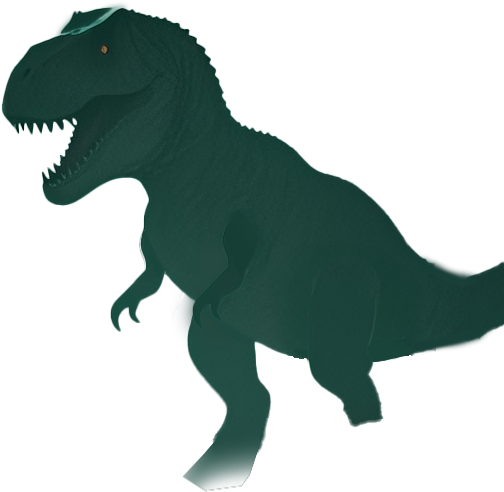
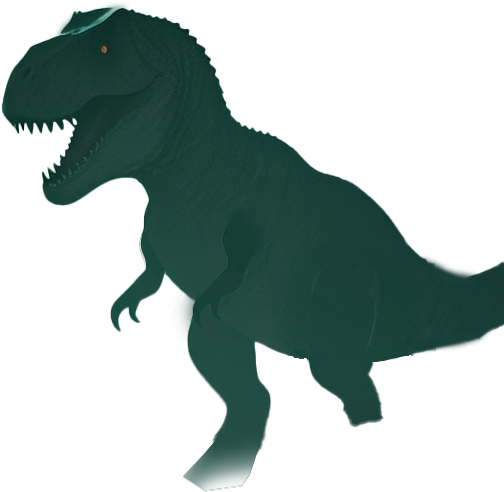
Comparing the layer stacks of the two 504 x 492 images. Changes:
painted on "身体" over [136, 94, 227, 185]
